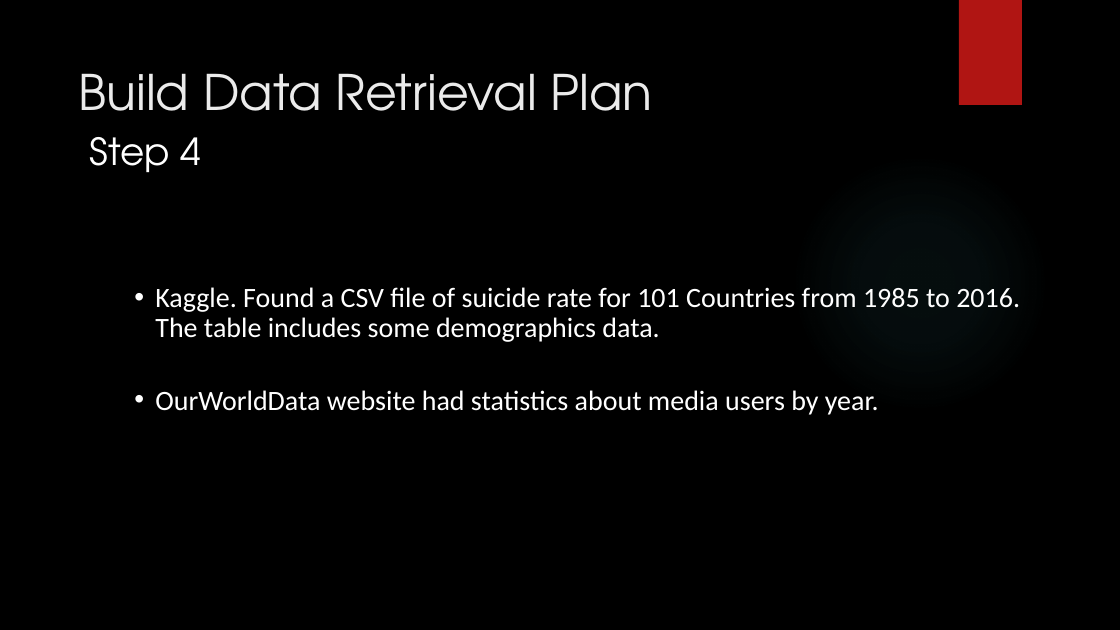
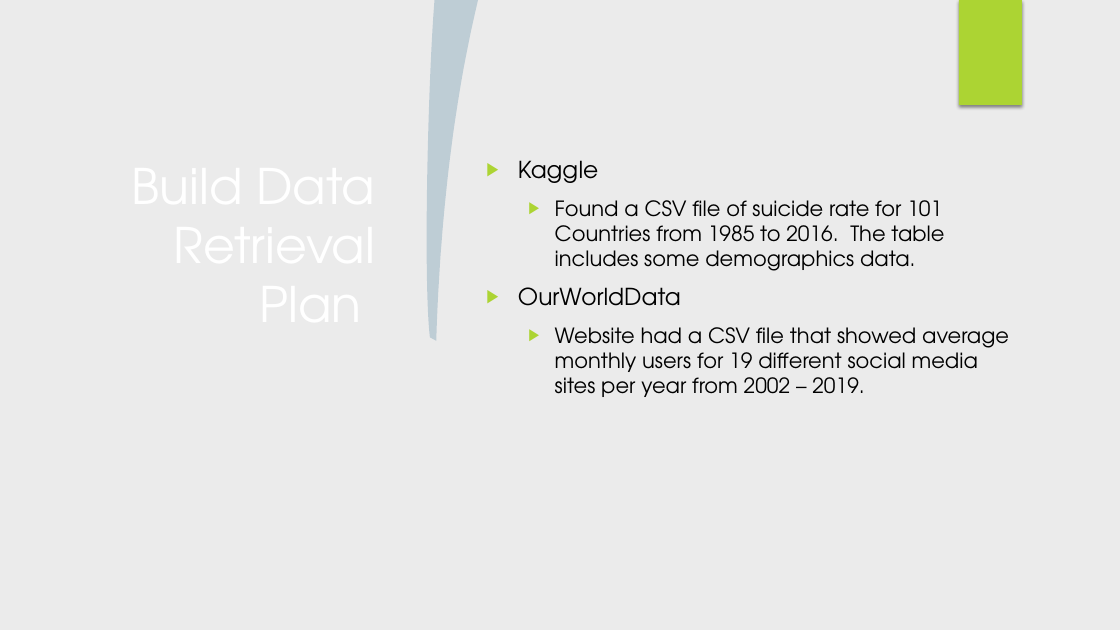
Before and after one commit to ludmilagd/SocialMediaUsageImpact, a slide deck: slide 7 of SocialMediaSuicideRate.pptx. Drawn at 1120x630 pixels with LibreOffice and Linux fonts; fonts in the diff are those of the drawing; background and template pictures are left out. Boxes give left, top, right and bottom in pixels: in the first picture for what was removed or moved away, otherwise in the second. Text is boxed around its words. In the diff, an @@ line names an element or a change of style, - is before the commit and + after.

Commit message:
Add plots for individual social media platforms

```diff
--- a/SocialMediaSuicideRate.pptx
+++ b/SocialMediaSuicideRate.pptx
@@ background picture (left out) to #EBEBEB @@
@@ rectangle added at bbox=[0, 0, 1120, 630], fill #EBEBEB @@
@@ freeform shape added at bbox=[427, 0, 478, 341], fill #0E5580 at 20% opacity @@
@@ rectangle removed at bbox=[959, 0, 1022, 105] @@
@@ rectangle added at bbox=[959, 0, 1022, 105], fill #ACD433 @@
@@ text removed at bbox=[90, 137, 202, 173] @@
-Step 4
@@ title "Build Data Retrieval Plan": place and size @@
-title "Build Data Retrieval Plan" at bbox=[78, 73, 652, 111]
+title "Build Data Retrieval Plan" at bbox=[60, 151, 383, 562]
@@ title "Build Data Retrieval Plan" at bbox=[60, 151, 383, 562]: text colour #EBEBEB to #FFFFFF; alignment left to right @@
@@ text at bbox=[518, 160, 1009, 397]: text changed; size 24 to 18 pt; font Calibri to TeX Gyre Adventor; text colour #FFFFFF to #000000 @@
-  • Kaggle. Found a CSV file of suicide rate for 101 Countries from 1985 to 2016. The table includes some demographics data.
-  • OurWorldData website had statistics about media users by year.
+▶ Kaggle
+  ▶ Found a CSV file of suicide rate for 101 Countries from 1985 to 2016. The table includes some demographics data.
+▶ OurWorldData
+  ▶ Website had a CSV file that showed average monthly users for 19 different social media sites per year from 2002 – 2019.
@@ ellipse removed at bbox=[791, 154, 1049, 413] @@
```
Also in this commit, not shown: 10 other slides changed, 3 slides added, 2 slides removed, 40 other files.
